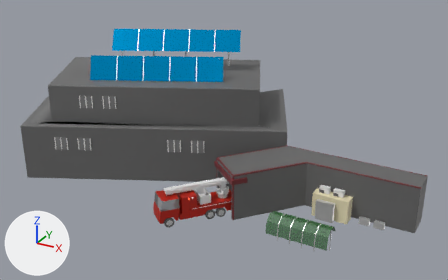
Two versions of the FBX model Assets/User/JH/3D_Asset/GROUND/Building04fbx.fbx, one commit apart.
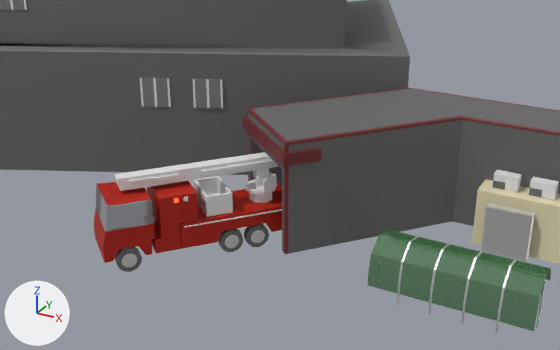
There are two pictures of each version: one whole from a camera (50 mm lens) standing at (70.7, -131.3, 78.1) and looking at (-2.9, 2.6, 11.2), one close up from a camera (50 mm lens) standing at (42.5, -76.7, 38.8) and looking at (8.1, -14.2, 7.5). The axes (+X, +Y, +Z) are drawn at lower left. The lights are the same throughout. Vertices at the same position are counted once.

Names of what the first close-up shows: 'Building04'.
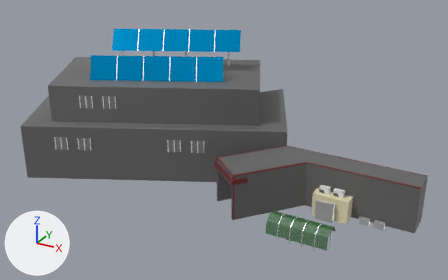
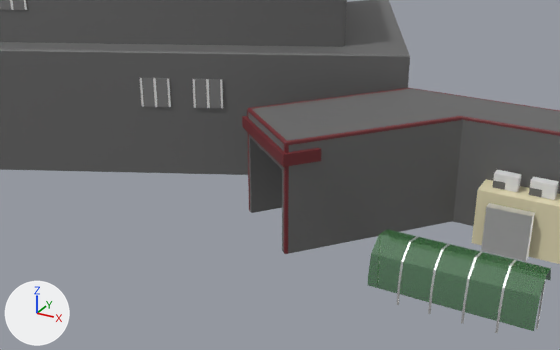
Changed parts and their boxes (x1, y1, x2, y2) in the close-ups (560 x 350 px):
part 1 of me_cube_039, deleted: before (94, 152, 282, 272)

The edits, one by one:
me_cube_039 is used by ob_building04; location (0.0, 0.0, 0.0).
me_cube_039 had 999 vertices, 695 faces and spanned x -64.0..49.9, y -28.6..36.4, z 0.0..36.7.
me_cube_039 now has 583 vertices, 444 faces and spans x -64.0..49.9, y -24.2..36.4, z 0.0..36.7.
me_cube_039 part 1: 21 loose pieces with 416 vertices, spanning x -7.0..9.6, y -28.6..-10.0, z 0.2..9.1, are deleted.
me_cube_039 no longer uses material mat_red02 (red #b41800).
me_cube_039 no longer uses material mat_emisson_red (red #e7434b).
